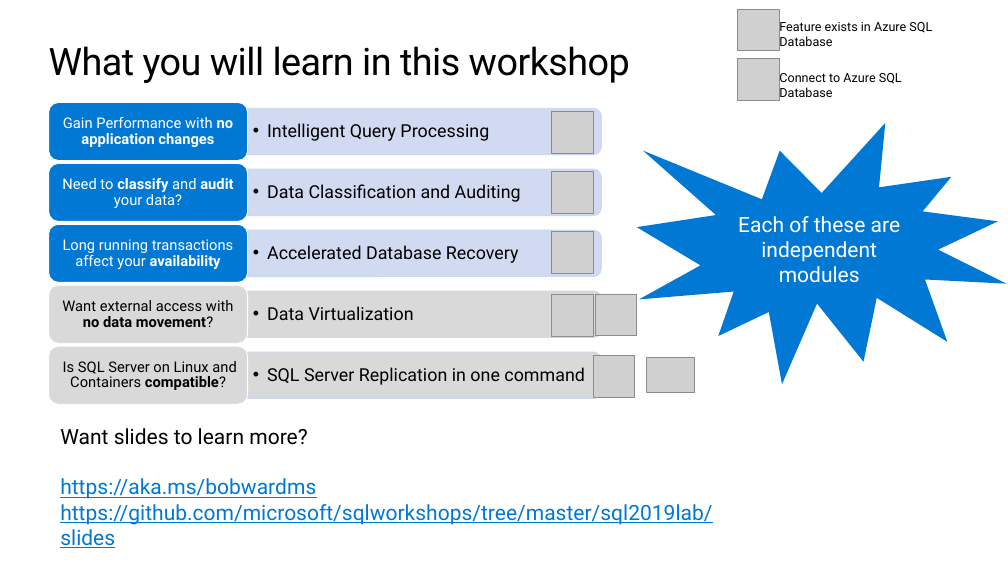
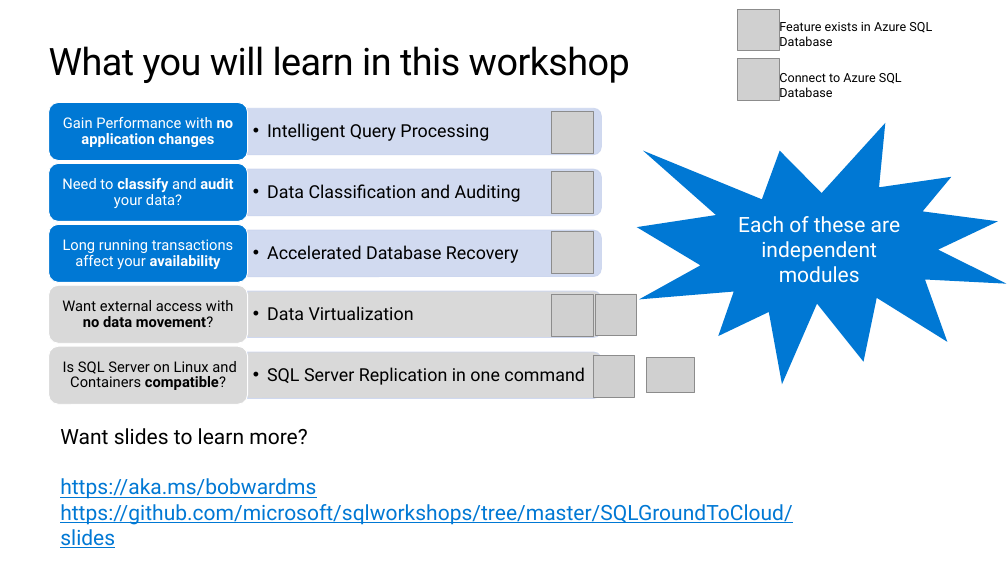
Before and after one commit to microsoft/sqlworkshops, a slide deck: slide 6 of SQLGroundToCloud/slides/SQL Server 2019 Modern Data Platform.pptx. Drawn at 1008x567 pixels with LibreOffice and Linux fonts; fonts in the diff are those of the drawing; grey boxes stand for pictures; background and template pictures are left out. Boxes give left, top, right and bottom in pixels: in the first picture for what was removed or moved away, otherwise in the second. Text is boxed around its words. In the diff, an @@ line names an element or a change of style, - is before the commit and + after.

```diff
--- a/SQLGroundToCloud/slides/SQL Server 2019 Modern Data Platform.pptx
+++ b/SQLGroundToCloud/slides/SQL Server 2019 Modern Data Platform.pptx
@@ text at box(60, 504, 792, 548): text changed @@
-https://github.com/microsoft/sqlworkshops/tree/master/sql2019lab/slides
+https://github.com/microsoft/sqlworkshops/tree/master/SQLGroundToCloud/slides
```
